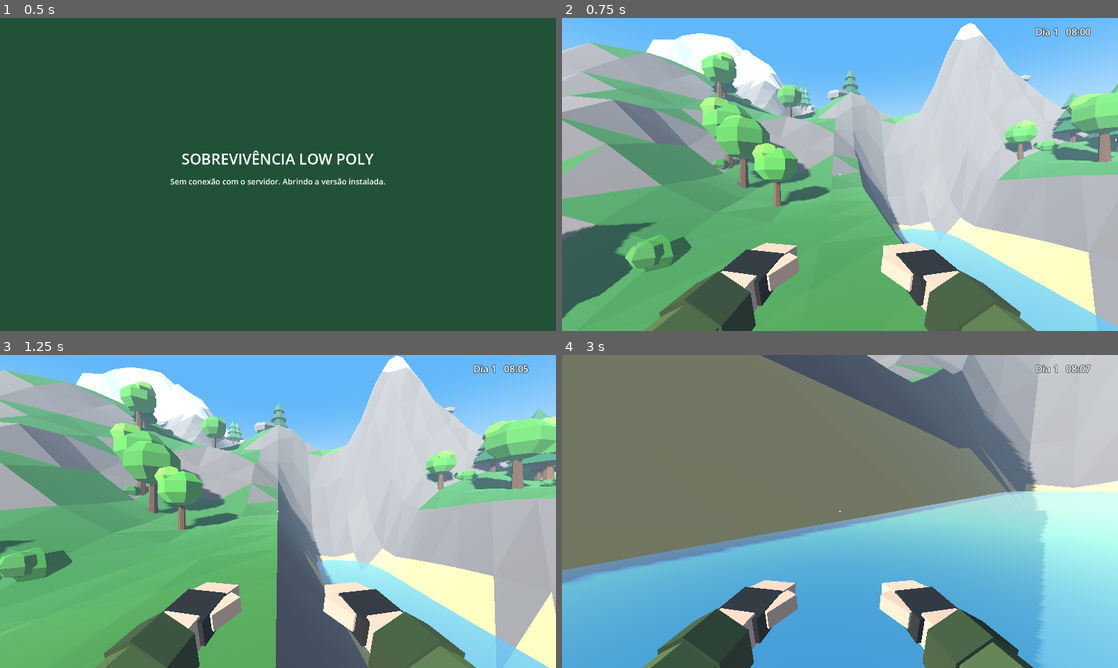
Above: before the commit, frames 1-4 (two rows, left to right).
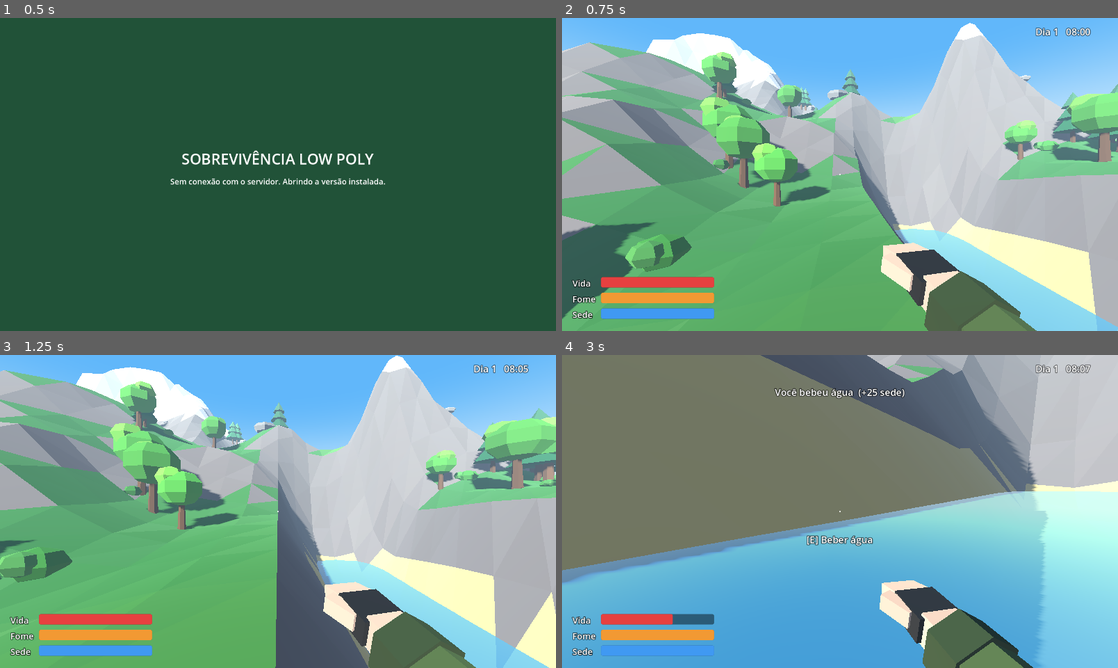
Above: after the commit, the same moments.

Repository: Luci0Camarg0/Testegit
Game: Godot game, scene res://scenes/launcher/launcher.tscn
The game is run twice, just before and just after one commit, with the same random seed, the same clock (stepped at 60 frames per second) and the same inputs.
Inputs (mouse positions are in pixels of both pictures, inside the frame that each line leads up to):
- Up to frame 1 (0.5 s): no input
- Up to frame 2 (0.75 s): tap Enter at 0.5 s; move the mouse to (962, 158) at 0.52 s; hold D (move_right) from 0.53 s (still down); hold Shift (sprint) from 0.53 s (still down); click (962, 158) at 0.67 s
- Up to frame 3 (1.25 s): keep holding D (move_right); keep holding Shift (sprint); tap Space (jump) at 0.77 s; tap T at 0.8 s
- Up to frame 4 (3 s): move the mouse to (812, 511) at 1.27 s; release D (move_right) at 1.28 s; release Shift (sprint) at 1.28 s; hold W (move_forward) from 1.28 s (still down); tap Shift (sprint) at 1.35 s; tap Space (jump) at 1.52 s; tap E (interagir, bound only after the commit) at 1.55 s; move the mouse to (851, 505) at 2.02 s; hold E (interagir, bound only after the commit) 2.03-2.78 s; tap Enter (renascer, bound only after the commit) at 2.3, 2.85 s; move the mouse to (834, 517) at 2.77 s

Frame 1 is identical in both runs. In frame 2, 5.8% of the frame differs, in the area x 1-43%, y 71-100%; in frame 3, 5.7%; in frame 4, 6.4%, in the area x 1-62%, y 10-100%.

Commit message:
Etapa 4: vida, fome e sede, só a mão direita (atualização v4)
Co-Authored-By: Claude Opus 5.5 (1M context) <noreply@anthropic.com>
Claude-Session: https://claude.ai/code/session_01X9vNzP71hmz4GC4LeGw3QP

Diff:
--- a/atualizacoes/versao.json
+++ b/atualizacoes/versao.json
@@ -1 +1 @@
-{"versao": 3, "arquivo": "jogo_v3.pck", "notas": "Etapa 3: ciclo de dia e noite"}
+{"versao": 4, "arquivo": "jogo_v4.pck", "notas": "Etapa 4: vida, fome e sede. Agora só com a mão direita."}
--- a/scenes/player/player.tscn
+++ b/scenes/player/player.tscn
@@ -1,7 +1,9 @@
-[gd_scene load_steps=4 format=3]
+[gd_scene load_steps=6 format=3]
 
 [ext_resource type="Script" path="res://scripts/player/player.gd" id="1_jogador"]
 [ext_resource type="Script" path="res://scripts/player/fp_arms.gd" id="2_bracos"]
+[ext_resource type="Script" path="res://scripts/player/survival_stats.gd" id="3_status"]
+[ext_resource type="Script" path="res://scripts/ui/hud.gd" id="4_hud"]
 
 [sub_resource type="CapsuleShape3D" id="CapsuleShape3D_corpo"]
 radius = 0.4
@@ -25,3 +27,9 @@
 
 [node name="Arms" type="Node3D" parent="Head/Camera3D"]
 script = ExtResource("2_bracos")
+
+[node name="Status" type="Node" parent="."]
+script = ExtResource("3_status")
+
+[node name="HUD" type="CanvasLayer" parent="."]
+script = ExtResource("4_hud")
--- a/scripts/core/controles.gd
+++ b/scripts/core/controles.gd
@@ -10,7 +10,9 @@
 	"move_right": KEY_D,
 	"jump": KEY_SPACE,
 	"sprint": KEY_SHIFT,
-	"acelerar_tempo": KEY_T,   # segure T para o tempo passar rápido (para testar o dia e a noite)
+	"acelerar_tempo": KEY_T,
+	"interagir": KEY_E,        # beber água, comer frutinhas (e mais coisas nas próximas etapas)
+	"renascer": KEY_ENTER,   # segure T para o tempo passar rápido (para testar o dia e a noite)
 }
 
 
--- a/scripts/player/fp_arms.gd
+++ b/scripts/player/fp_arms.gd
@@ -9,6 +9,13 @@
 const COR_LUVA := Color(0.20, 0.18, 0.17)     # luva escura
 const COR_PELE := Color(0.95, 0.80, 0.68)     # pele clara
 
+## Falso = só a mão direita (estilo sobrevivência). Algumas armas futuras vão ligar as duas.
+@export var duas_maos: bool = false:
+	set(valor):
+		duas_maos = valor
+		if is_node_ready():
+			get_node("BracoEsquerdo").visible = valor
+
 var posicao_base := Vector3.ZERO
 var balanco_mouse := Vector2.ZERO
 var intensidade_passos := 0.0
@@ -18,6 +25,7 @@
 func _ready() -> void:
 	add_child(_criar_braco(1.0))    # braço direito
 	add_child(_criar_braco(-1.0))   # braço esquerdo
+	get_node("BracoEsquerdo").visible = duas_maos
 	posicao_base = position
 
 
--- a/scripts/player/player.gd
+++ b/scripts/player/player.gd
@@ -1,6 +1,7 @@
 extends CharacterBody3D
 ## Controle do jogador em primeira pessoa:
 ## andar (WASD), correr (Shift), pular (Espaço) e olhar com o mouse.
+## Etapa 4: dano de queda e o jogador fica parado enquanto está morto.
 
 @export var velocidade_andar: float = 5.0
 @export var velocidade_correr: float = 8.5
@@ -9,10 +10,15 @@
 @export var multiplicador_queda: float = 1.4       # cai mais rápido do que sobe (pulo mais firme)
 @export var aceleracao: float = 10.0
 @export var sensibilidade_mouse: float = 0.0025   # depois virá do menu Configurações
+@export var velocidade_queda_segura: float = 14.0  # caindo mais rápido que isso (uns 3,5 m), machuca
+@export var dano_por_queda: float = 4.0            # dano para cada m/s acima do seguro
 
 var gravidade: float = ProjectSettings.get_setting("physics/3d/default_gravity")
 var ponto_de_renascer := Vector3.ZERO
 var tempo_balanco := 0.0
+var correndo := false
+
+@onready var status: Node = $Status
 
 @onready var cabeca: Node3D = $Head
 @onready var camera: Camera3D = $Head/Camera3D
@@ -38,6 +44,10 @@
 
 
 func _physics_process(delta: float) -> void:
+	if status.morto:
+		velocity = Vector3.ZERO
+		return
+
 	# 1. Gravidade (mais forte na descida, para o pulo não parecer "flutuante")
 	if not is_on_floor():
 		var forca := gravidade * multiplicador_gravidade
@@ -52,7 +62,7 @@
 	# 3. Direção que o jogador quer andar (relativa para onde ele está olhando)
 	var entrada := Input.get_vector("move_left", "move_right", "move_forward", "move_back")
 	var direcao := (transform.basis * Vector3(entrada.x, 0, entrada.y)).normalized()
-	var correndo := Input.is_action_pressed("sprint") and entrada.y < 0   # só corre para frente
+	correndo = Input.is_action_pressed("sprint") and entrada.y < 0   # só corre para frente
 	var velocidade_alvo := velocidade_correr if correndo else velocidade_andar
 
 	# 4. Acelera e freia suavemente (no ar o controle é menor)
@@ -60,7 +70,13 @@
 	velocity.x = lerpf(velocity.x, direcao.x * velocidade_alvo, clampf(controle * delta, 0, 1))
 	velocity.z = lerpf(velocity.z, direcao.z * velocidade_alvo, clampf(controle * delta, 0, 1))
 
+	var estava_no_ar := not is_on_floor()
+	var velocidade_caindo := -velocity.y
 	move_and_slide()
+
+	# Dano de queda: ao tocar o chão depois de cair rápido demais
+	if estava_no_ar and is_on_floor() and velocidade_caindo > velocidade_queda_segura:
+		status.receber_dano((velocidade_caindo - velocidade_queda_segura) * dano_por_queda)
 
 	_balancar_camera(delta)
 
@@ -81,6 +97,10 @@
 	bracos.definir_movimento(intensidade, tempo_balanco)
 
 
+func esta_correndo() -> bool:
+	return correndo and Vector2(velocity.x, velocity.z).length() > 1.0
+
+
 func renascer() -> void:
 	global_position = ponto_de_renascer
 	velocity = Vector3.ZERO
--- /dev/null
+++ b/scripts/player/survival_stats.gd
@@ -0,0 +1,88 @@
+extends Node
+## Etapa 4: vida, fome e sede do jogador.
+## Fome e sede caem com o tempo (mais rápido correndo). Sem comida ou água,
+## a vida cai. Bem alimentado, a vida volta aos poucos.
+## Tecla E: beber água (perto do rio ou do mar) e comer frutinhas (perto de um arbusto).
+
+signal morreu
+signal renasceu
+signal aviso(texto: String)   # mensagens rápidas na tela, ex.: "+25 sede"
+
+const MAXIMO := 100.0
+
+@export var minutos_para_ficar_com_fome: float = 25.0   # de cheio a vazio
+@export var minutos_para_ficar_com_sede: float = 15.0
+@export var dano_por_segundo_sem_comida: float = 0.5
+@export var cura_por_segundo: float = 0.5
+@export var distancia_para_interagir: float = 2.5
+
+var vida := MAXIMO
+var fome := MAXIMO      # 100 = satisfeito, 0 = morrendo de fome
+var sede := MAXIMO
+var morto := false
+
+@onready var jogador: CharacterBody3D = get_parent()
+
+
+func _process(delta: float) -> void:
+	if morto:
+		return
+	var gasto := 2.0 if jogador.esta_correndo() else 1.0   # correr cansa mais
+	fome = maxf(fome - delta * gasto * MAXIMO / (minutos_para_ficar_com_fome * 60.0), 0.0)
+	sede = maxf(sede - delta * gasto * MAXIMO / (minutos_para_ficar_com_sede * 60.0), 0.0)
+
+	if fome <= 0.0 or sede <= 0.0:
+		receber_dano(dano_por_segundo_sem_comida * delta)
+	elif fome > 50.0 and sede > 50.0:
+		vida = minf(vida + cura_por_segundo * delta, MAXIMO)
+
+
+func _unhandled_input(event: InputEvent) -> void:
+	if morto:
+		if event.is_action_pressed("renascer"):
+			renascer()
+		return
+	if event.is_action_pressed("interagir"):
+		match o_que_tem_perto():
+			"agua":
+				sede = minf(sede + 25.0, MAXIMO)
+				aviso.emit("Você bebeu água  (+25 sede)")
+			"frutinhas":
+				fome = minf(fome + 15.0, MAXIMO)
+				aviso.emit("Você comeu frutinhas  (+15 fome)")
+
+
+## Diz o que dá para usar com a tecla E agora: "agua", "frutinhas" ou "".
+func o_que_tem_perto() -> String:
+	var cena := jogador.get_parent()   # a cena principal (Main)
+	var terreno = cena.get_node_or_null("Terrain")
+	var vegetacao = cena.get_node_or_null("Vegetation")
+	var pe := jogador.global_position
+	if terreno:
+		# Olha o chão em 8 direções em volta do jogador: algum ponto está debaixo d'água?
+		for i in 8:
+			var direcao := Vector2.from_angle(i * TAU / 8.0) * 1.8
+			if terreno.obter_altura(pe.x + direcao.x, pe.z + direcao.y) < terreno.nivel_agua \
+					and pe.y < terreno.nivel_agua + 2.0:
+				return "agua"
+	if vegetacao and vegetacao.arbusto_perto(pe, distancia_para_interagir):
+		return "frutinhas"
+	return ""
+
+
+func receber_dano(quantidade: float) -> void:
+	if morto:
+		return
+	vida = maxf(vida - quantidade, 0.0)
+	if vida <= 0.0:
+		morto = true
+		morreu.emit()
+
+
+func renascer() -> void:
+	vida = MAXIMO
+	fome = 60.0
+	sede = 60.0
+	morto = false
+	jogador.renascer()
+	renasceu.emit()
--- /dev/null
+++ b/scripts/ui/hud.gd
@@ -0,0 +1,120 @@
+extends CanvasLayer
+## Etapa 4: a interface na tela. Barras grandes de vida, fome e sede,
+## a dica da tecla E, mensagens rápidas e a tela de "Você morreu".
+
+@export var caminho_status: NodePath = ^"../Status"
+
+var status
+var barras := {}
+var dica: Label
+var mensagem: Label
+var tempo_mensagem := 0.0
+var tela_morte: ColorRect
+
+
+func _ready() -> void:
+	status = get_node(caminho_status)
+	_criar_barras()
+	_criar_textos()
+	_criar_tela_morte()
+	status.aviso.connect(_mostrar_mensagem)
+	status.morreu.connect(func(): tela_morte.visible = true)
+	status.renasceu.connect(func(): tela_morte.visible = false)
+
+
+func _process(delta: float) -> void:
+	barras.vida.value = status.vida
+	barras.fome.value = status.fome
+	barras.sede.value = status.sede
+
+	match "" if status.morto else status.o_que_tem_perto():
+		"agua":
+			dica.text = "[E] Beber água"
+		"frutinhas":
+			dica.text = "[E] Comer frutinhas"
+		_:
+			dica.text = ""
+
+	tempo_mensagem -= delta
+	mensagem.modulate.a = clampf(tempo_mensagem, 0.0, 1.0)   # some devagar
+
+
+func _mostrar_mensagem(texto: String) -> void:
+	mensagem.text = texto
+	tempo_mensagem = 2.5
+
+
+func _criar_barras() -> void:
+	var caixa := VBoxContainer.new()
+	caixa.add_theme_constant_override("separation", 8)
+	# Presa no canto de baixo à esquerda (mesmo se a janela mudar de tamanho), crescendo para cima
+	caixa.anchor_top = 1.0
+	caixa.anchor_bottom = 1.0
+	caixa.offset_left = 24
+	caixa.offset_bottom = -24
+	caixa.grow_vertical = Control.GROW_DIRECTION_BEGIN
+	add_child(caixa)
+
+	for info in [["vida", "Vida", Color(0.90, 0.25, 0.25)], ["fome", "Fome", Color(0.95, 0.60, 0.20)], ["sede", "Sede", Color(0.25, 0.60, 0.95)]]:
+		var linha := HBoxContainer.new()
+		linha.add_theme_constant_override("separation", 10)
+		var nome := Label.new()
+		nome.text = info[1]
+		nome.custom_minimum_size = Vector2(56, 0)
+		_contorno(nome, 20)
+		linha.add_child(nome)
+
+		var barra := ProgressBar.new()
+		barra.custom_minimum_size = Vector2(260, 24)
+		barra.max_value = 100.0
+		barra.show_percentage = false
+		var fundo := StyleBoxFlat.new()
+		fundo.bg_color = Color(0, 0, 0, 0.45)
+		fundo.set_corner_radius_all(4)
+		var cheio := StyleBoxFlat.new()
+		cheio.bg_color = info[2]
+		cheio.set_corner_radius_all(4)
+		barra.add_theme_stylebox_override("background", fundo)
+		barra.add_theme_stylebox_override("fill", cheio)
+		linha.add_child(barra)
+		caixa.add_child(linha)
+		barras[info[0]] = barra
+
+
+func _criar_textos() -> void:
+	dica = Label.new()
+	dica.horizontal_alignment = HORIZONTAL_ALIGNMENT_CENTER
+	_contorno(dica, 22)
+	dica.set_anchors_and_offsets_preset(Control.PRESET_CENTER)
+	dica.position += Vector2(-150, 60)
+	dica.custom_minimum_size = Vector2(300, 0)
+	add_child(dica)
+
+	mensagem = Label.new()
+	mensagem.horizontal_alignment = HORIZONTAL_ALIGNMENT_CENTER
+	_contorno(mensagem, 22)
+	mensagem.set_anchors_and_offsets_preset(Control.PRESET_CENTER_TOP)
+	mensagem.position += Vector2(-250, 70)
+	mensagem.custom_minimum_size = Vector2(500, 0)
+	add_child(mensagem)
+
+
+func _criar_tela_morte() -> void:
+	tela_morte = ColorRect.new()
+	tela_morte.color = Color(0.35, 0.0, 0.0, 0.6)
+	tela_morte.set_anchors_preset(Control.PRESET_FULL_RECT)
+	tela_morte.visible = false
+	var texto := Label.new()
+	texto.text = "VOCÊ MORREU\n\nAperte Enter para renascer"
+	texto.horizontal_alignment = HORIZONTAL_ALIGNMENT_CENTER
+	texto.vertical_alignment = VERTICAL_ALIGNMENT_CENTER
+	texto.set_anchors_preset(Control.PRESET_FULL_RECT)
+	_contorno(texto, 36)
+	tela_morte.add_child(texto)
+	add_child(tela_morte)
+
+
+func _contorno(rotulo: Label, tamanho: int) -> void:
+	rotulo.add_theme_font_size_override("font_size", tamanho)
+	rotulo.add_theme_color_override("font_outline_color", Color(0, 0, 0, 0.7))
+	rotulo.add_theme_constant_override("outline_size", 6)
--- a/scripts/world/vegetation.gd
+++ b/scripts/world/vegetation.gd
@@ -22,6 +22,7 @@
 # a distância em que ainda é desenhado e o formato da colisão.
 var tipos := {}
 var colisoes: StaticBody3D
+var arbustos: Array[Vector3] = []   # onde tem frutinhas para comer (Etapa 4)
 
 
 func _ready() -> void:
@@ -96,12 +97,22 @@
 		if not blocos[chave].has(nome):
 			blocos[chave][nome] = []
 		blocos[chave][nome].append(posicao)
+		if nome == "arbusto":
+			arbustos.append(posicao.origin)
 
 		_criar_colisao(tipo, posicao.origin, escala)
 
 	for chave in blocos:
 		for nome in blocos[chave]:
 			_desenhar_bloco(chave, nome, blocos[chave][nome])
+
+
+## Tem um arbusto com frutinhas a até "raio" metros deste ponto?
+func arbusto_perto(ponto: Vector3, raio: float) -> bool:
+	for arbusto in arbustos:
+		if Vector2(arbusto.x - ponto.x, arbusto.z - ponto.z).length() < raio:
+			return true
+	return false
 
 
 func _sortear_tipo(bioma: Bioma, valor: float) -> String:
Not shown, removed: atualizacoes/jogo_v3.pck
Not shown, added: atualizacoes/jogo_v4.pck
